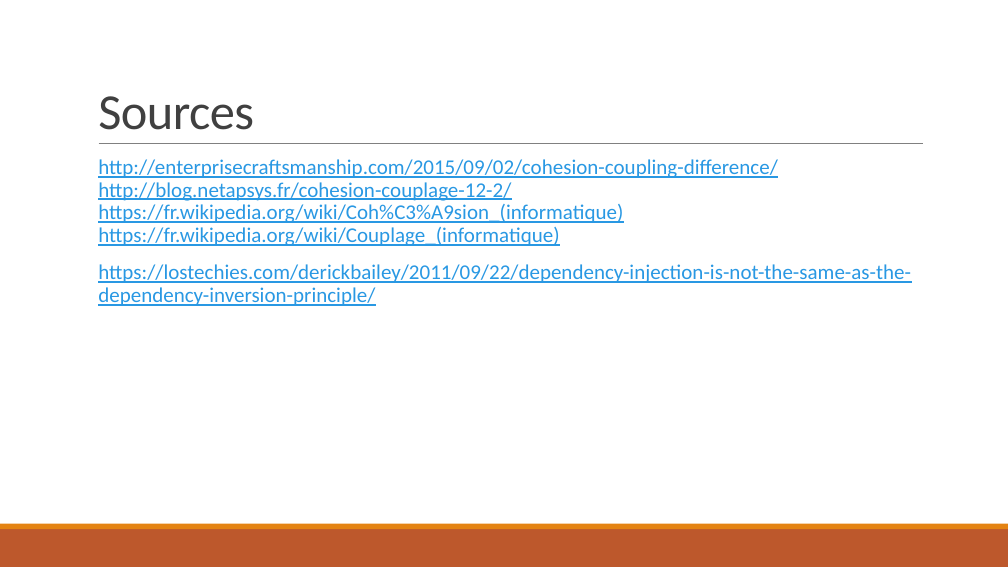
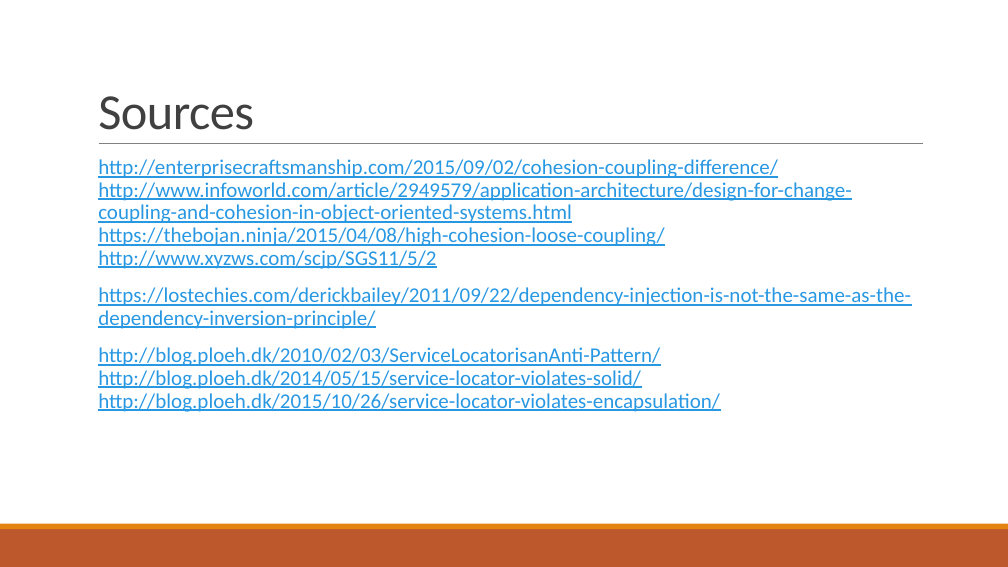
Before and after one commit to JeanFulbert/SolidPresentation, a slide deck: slide 9 of SOLID - 4 DIP.pptx (slide 13 before the commit). Drawn at 1008x567 pixels with LibreOffice and Linux fonts; fonts in the diff are those of the drawing. Boxes give left, top, right and bottom in pixels: in the first picture for what was removed or moved away, otherwise in the second. Text is boxed around its words. In the diff, an @@ line names an element or a change of style, - is before the commit and + after.

Commit message:
Updating presentation

```diff
--- a/SOLID - 4 DIP.pptx
+++ b/SOLID - 4 DIP.pptx
@@ text at bbox=[98, 159, 852, 269]: text changed @@
-  http://enterprisecraftsmanship.com/2015/09/02/cohesion-coupling-difference/
-  http://blog.netapsys.fr/cohesion-couplage-12-2/
-  https://fr.wikipedia.org/wiki/Coh%C3%A9sion_(informatique)
-  https://fr.wikipedia.org/wiki/Couplage_(informatique)
+  http://enterprisecraftsmanship.com/2015/09/02/cohesion-coupling-difference/
+  http://www.infoworld.com/article/2949579/application-architecture/design-for-change-coupling-and-cohesion-in-object-oriented-systems.html
+  https://thebojan.ninja/2015/04/08/high-cohesion-loose-coupling/
+  http://www.xyzws.com/scjp/SGS11/5/2
@@ text at bbox=[98, 347, 720, 412]: paragraph added @@
+  http://blog.ploeh.dk/2010/02/03/ServiceLocatorisanAnti-Pattern/
+  http://blog.ploeh.dk/2014/05/15/service-locator-violates-solid/
+  http://blog.ploeh.dk/2015/10/26/service-locator-violates-encapsulation/
```
Also in this commit, not shown: 3 other slides changed, 2 slides added, 5 slides removed.
